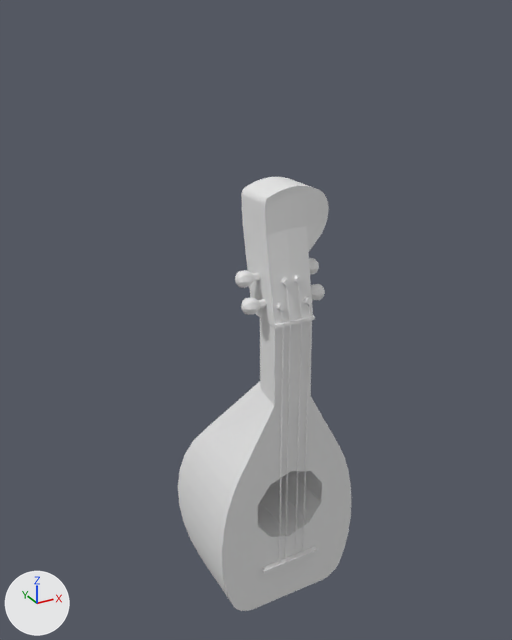
Two versions of the Blender file laudProp.blend, one commit apart.
Rendered twice from a 50 mm camera at (-7.82, -14.42, 11.52) aimed at (0.09, -0.03, 4.32). Lighting does not change. The marker at lower left points along +X, +Y and +Z. The picture after the commit comes second.

In view in the first picture: 'entoners', 'entoners.001', 'entoners.002', 'entoners.003', 'guitarStrings', 'guitarStrings.001', 'guitarStrings.002', 'guitarStrings.003', 'laud', 'stringHolders.002', 'stringHolders.003' and 2 more.
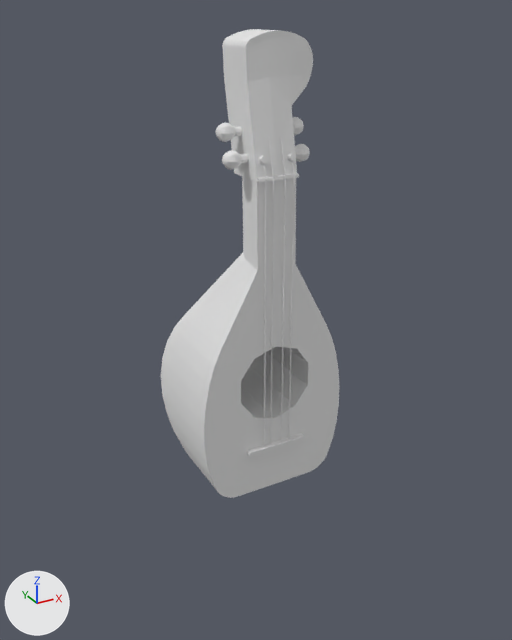
Changed parts and their boxes [x1, y1, x2, y2] in the pictures (512 x 640 px):
'laud', moved
    before: [178, 177, 352, 611]
    after: [161, 29, 339, 498]
'entoners.003', deleted
    before: [241, 297, 266, 315]
'entoners.002', deleted
    before: [235, 270, 260, 288]
'string.002', added
    after: [281, 135, 286, 442]
'string.001', added
    after: [268, 136, 274, 445]
'string', added
    after: [263, 163, 267, 447]
'string.003', added
    after: [289, 160, 295, 439]
'guitarStrings.001', deleted
    before: [285, 286, 291, 561]
'guitarStrings.002', deleted
    before: [295, 283, 303, 557]
'guitarStrings', deleted
    before: [279, 311, 284, 563]
'guitarStrings.003', deleted
    before: [302, 304, 311, 553]
'entoners.001', deleted
    before: [311, 284, 325, 300]
'entoners', deleted
    before: [309, 258, 319, 275]
'stringHolders.003', moved
    before: [276, 302, 285, 311]
    after: [258, 155, 268, 164]
'stringHolders.002', moved
    before: [304, 297, 312, 305]
    after: [287, 152, 296, 161]
'stringHolders.001', moved (not visible afterwards)
    before: [281, 277, 290, 286]
'stringHolders', moved (not visible afterwards)
    before: [293, 275, 302, 283]

Patch to the scene script:
```diff
--- a/laudProp.blend.py
+++ b/laudProp.blend.py
@@ ob_laud @@
 ob_laud = bpy.data.objects.new('laud', me_cube_001)
-ob_laud.location = (0.0, 0.0, 0.0)
+ob_laud.location = (0.0, 0.82, 3.09)
 ob_laud.scale = (2.47, 2.01, 3.01)
@@ ob_entoners @@
-ob_entoners = bpy.data.objects.new('entoners', me_sphere_002)
@@ ob_entoners_001 @@
-ob_entoners_001 = bpy.data.objects.new('entoners.001', me_sphere_003)
@@ ob_entoners_002 @@
-ob_entoners_002 = bpy.data.objects.new('entoners.002', me_sphere_004)
@@ ob_entoners_003 @@
-ob_entoners_003 = bpy.data.objects.new('entoners.003', me_sphere_005)
@@ ob_stringholders_002 @@
 ob_stringholders_002.matrix_parent_inverse = Matrix(((5.592, 0.0, 0.0, -1.517), (0.0, 0.0, 5.318, -31.84), (0.0, -9.461, 0.0, -23.18), (0.0, 0.0, 0.0, 1.0)))
-ob_stringholders_002.location = (0.38, -2.534, 5.446)
+ob_stringholders_002.location = (0.38, -1.714, 8.539)
 ob_stringholders_002.rotation_euler = (1.363, 0.0, 0.0)  # degrees (78, 0, 0)
@@ ob_stringholders_003 @@
 ob_stringholders_003.matrix_parent_inverse = Matrix(((5.592, 0.0, 0.0, -1.517), (0.0, 0.0, 5.318, -31.84), (0.0, -9.461, 0.0, -23.18), (0.0, 0.0, 0.0, 1.0)))
-ob_stringholders_003.location = (-0.341, -2.534, 5.446)
+ob_stringholders_003.location = (-0.341, -1.714, 8.539)
 ob_stringholders_003.rotation_euler = (1.363, 0.0, 0.0)  # degrees (78, 0, 0)
@@ ob_guitarstrings @@
-ob_guitarstrings = bpy.data.objects.new('guitarStrings', me_cylinder)
@@ ob_guitarstrings_001 @@
-ob_guitarstrings_001 = bpy.data.objects.new('guitarStrings.001', me_cylinder_001)
@@ ob_guitarstrings_002 @@
-ob_guitarstrings_002 = bpy.data.objects.new('guitarStrings.002', me_cylinder_002)
@@ ob_guitarstrings_003 @@
-ob_guitarstrings_003 = bpy.data.objects.new('guitarStrings.003', me_cylinder_003)
@@ ob_string_003 @@
+ob_string_003 = bpy.data.objects.new('string.003', me_circle_007)  # 26 vertices, 30 faces; spans x -1.0..5.0, y -1.0..8.0, z 0.0..538.0
+ob_string_003.location = (0.38, -1.27, 1.39)
+ob_string_003.rotation_euler = (0.0, 0.0, 0.524)  # degrees (0, 0, 30)
+ob_string_003.scale = (0.0132, 0.0132, 0.0132)
@@ ob_string_002 @@
+ob_string_002 = bpy.data.objects.new('string.002', me_circle_006)  # 26 vertices, 30 faces; spans x -1.0..9.0, y -1.0..15.0, z 0.0..578.0
+ob_string_002.location = (0.15, -1.27, 1.39)
+ob_string_002.rotation_euler = (0.0, 0.0, 0.524)  # degrees (0, 0, 30)
+ob_string_002.scale = (0.0132, 0.0132, 0.0132)
@@ ob_string_001 @@
+ob_string_001 = bpy.data.objects.new('string.001', me_circle_001)  # 26 vertices, 30 faces; spans x -1.0..9.0, y -1.0..15.0, z 0.0..578.0
+ob_string_001.location = (-0.15, -1.27, 1.39)
+ob_string_001.rotation_euler = (0.0, 0.0, 0.524)  # degrees (0, 0, 30)
+ob_string_001.scale = (0.0132, 0.0132, 0.0132)
@@ ob_string @@
+ob_string = bpy.data.objects.new('string', me_circle)  # 26 vertices, 30 faces; spans x -1.0..5.0, y -1.0..7.0, z 0.0..538.0
+ob_string.location = (-0.34, -1.27, 1.39)
+ob_string.rotation_euler = (0.0, 0.0, 0.524)  # degrees (0, 0, 30)
+ob_string.scale = (0.0132, 0.0132, 0.0132)
```
